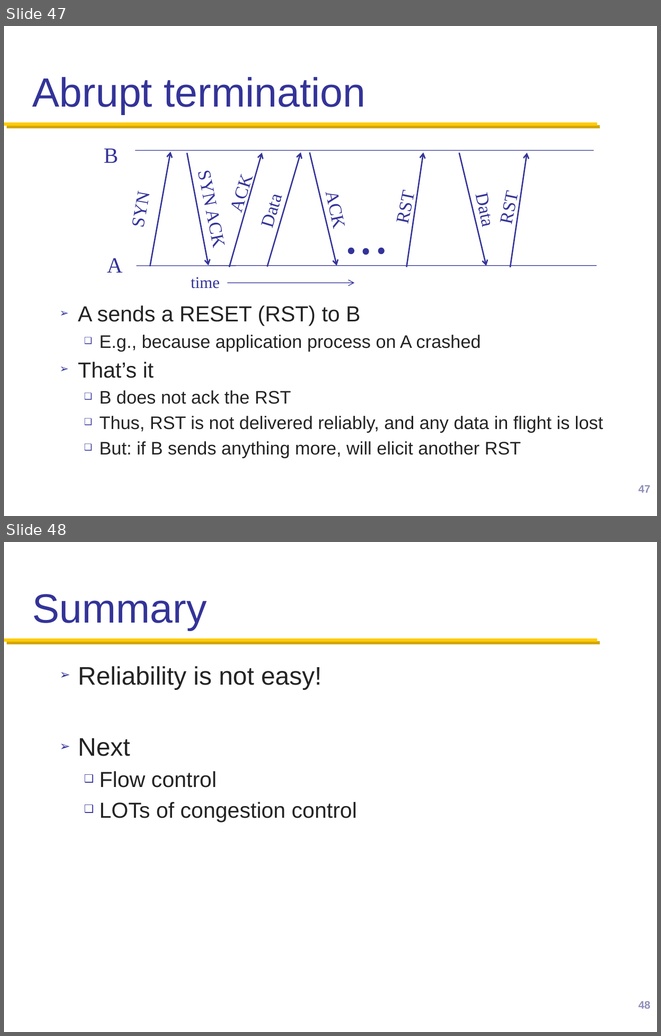
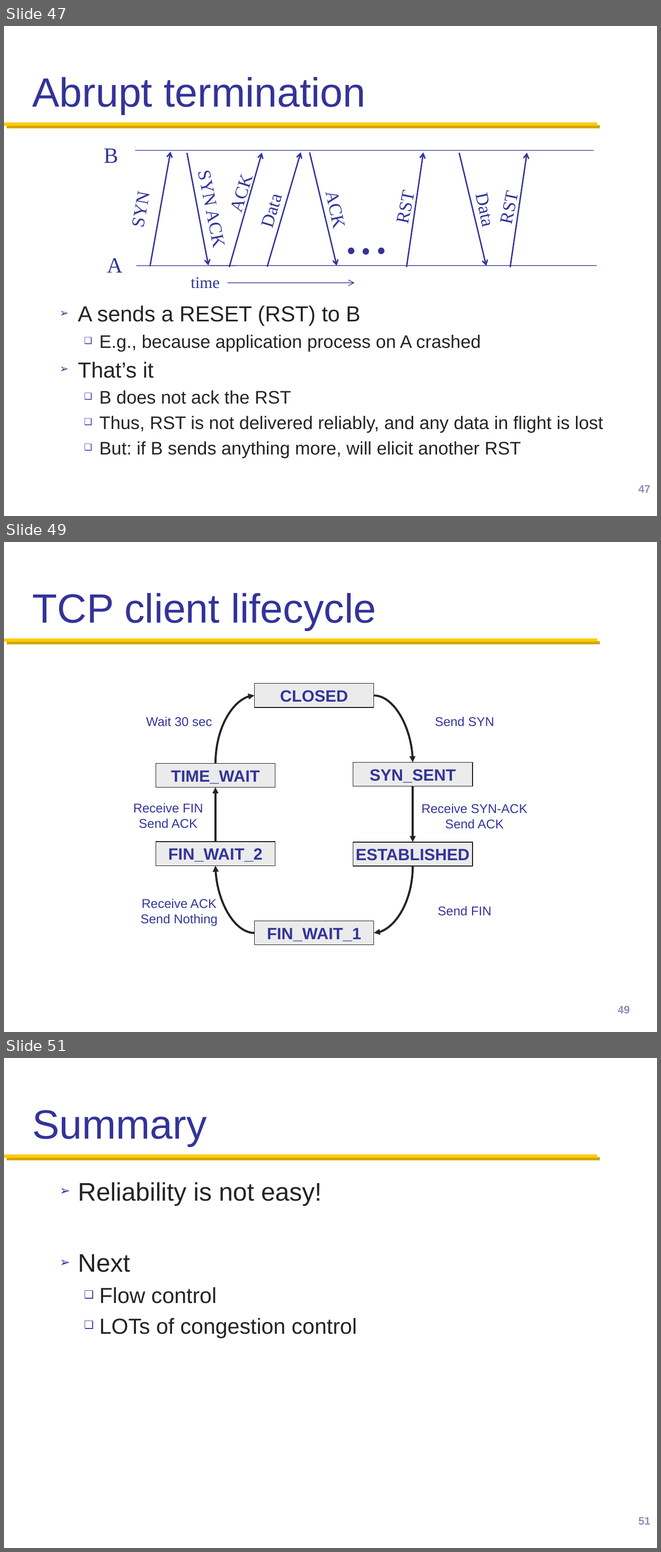
Before and after one commit to henryhxu/CSCI4430-ESTR4120, a slide deck: lec/lec7.pptx. Shown one above the other, each under a label of ours: slides 47 and 48 before the commit, slides 47, 49 and 51 after it; the slides between them are not shown. The pictures are 661x1036 and 661x1552 pixels, drawn with LibreOffice and Linux fonts; fonts in the diff are those of the drawing; background and template pictures are left out. Boxes give left, top, right and bottom in pixels: in the first picture for what was removed or moved away, otherwise in the second. Text is boxed around its words. In the diff, an @@ line names an element or a change of style, - is before the commit and + after.

```diff
--- a/lec/lec7.pptx
+++ b/lec/lec7.pptx
@@ slide 49 added at [4, 542, 657, 1032], background #FFFFFF; not listed: 1 template element that a slide beside it also shows @@
@@ title added at [32, 593, 376, 631], 45 pt, text #333399 @@
+TCP client lifecycle
@@ rectangle added at [254, 684, 373, 708], fill #EBEBEB, outline #232323 0.75 pt, 18 pt, text #333399, bold @@
+CLOSED
@@ curved arrow added from (215, 764) to (254, 696), #232323 2.25 pt @@
@@ curved arrow added from (373, 696) to (413, 762), #232323 2.25 pt @@
@@ text added at [146, 716, 212, 726], 14 pt, text #333399 @@
+Wait 30 sec
@@ text added at [435, 716, 494, 726], 14 pt, text #333399 @@
+Send SYN
@@ rectangle added at [156, 764, 275, 787], fill #EBEBEB, outline #232323 0.75 pt, 18 pt, text #333399, bold @@
+TIME_WAIT
@@ rectangle added at [353, 762, 472, 786], fill #EBEBEB, outline #232323 0.75 pt, 18 pt, text #333399, bold @@
+SYN_SENT
@@ arrow added from (215, 841) to (215, 787), #232323 2.25 pt @@
@@ arrow added from (413, 786) to (413, 841), #232323 2.25 pt @@
@@ text added at [133, 803, 203, 828], 14 pt, text #333399 @@
+Receive FIN
+Send ACK
@@ text added at [422, 803, 528, 829], 14 pt, text #333399 @@
+Receive SYN-ACK
+Send ACK
@@ rectangle added at [156, 841, 275, 866], fill #EBEBEB, outline #232323 0.75 pt, 18 pt, text #333399, bold @@
+FIN_WAIT_2
@@ rectangle added at [353, 841, 472, 866], fill #EBEBEB, outline #232323 0.75 pt, 18 pt, text #333399, bold @@
+ESTABLISHED
@@ curved arrow added from (254, 933) to (215, 865), #232323 2.25 pt @@
@@ curved arrow added from (413, 866) to (373, 933), #232323 2.25 pt @@
@@ text added at [141, 898, 218, 926], 14 pt, text #333399 @@
+Receive ACK
+Send Nothing
@@ text added at [438, 906, 492, 916], 14 pt, text #333399 @@
+Send FIN
@@ rectangle added at [254, 921, 373, 945], fill #EBEBEB, outline #232323 0.75 pt, 18 pt, text #333399, bold @@
+FIN_WAIT_1
@@ page number added at [618, 1006, 630, 1013], 12 pt, text #9090BA @@
+49
@@ what was slide 48 is now slide 51 @@
@@ page number at [638, 1517, 651, 1524]: text changed @@
-48
+51
```
Also in this commit, not shown: 1 slide changed, 2 other slides added, 1 other file.
